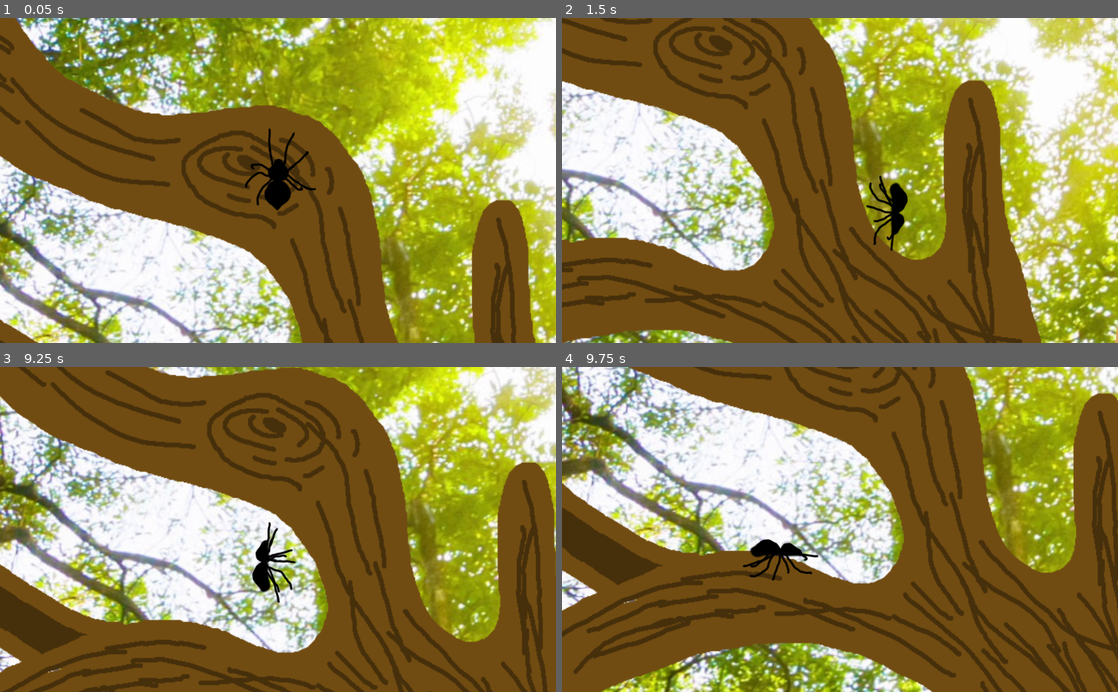
Above: before the commit, frames 1-4 (two rows, left to right).
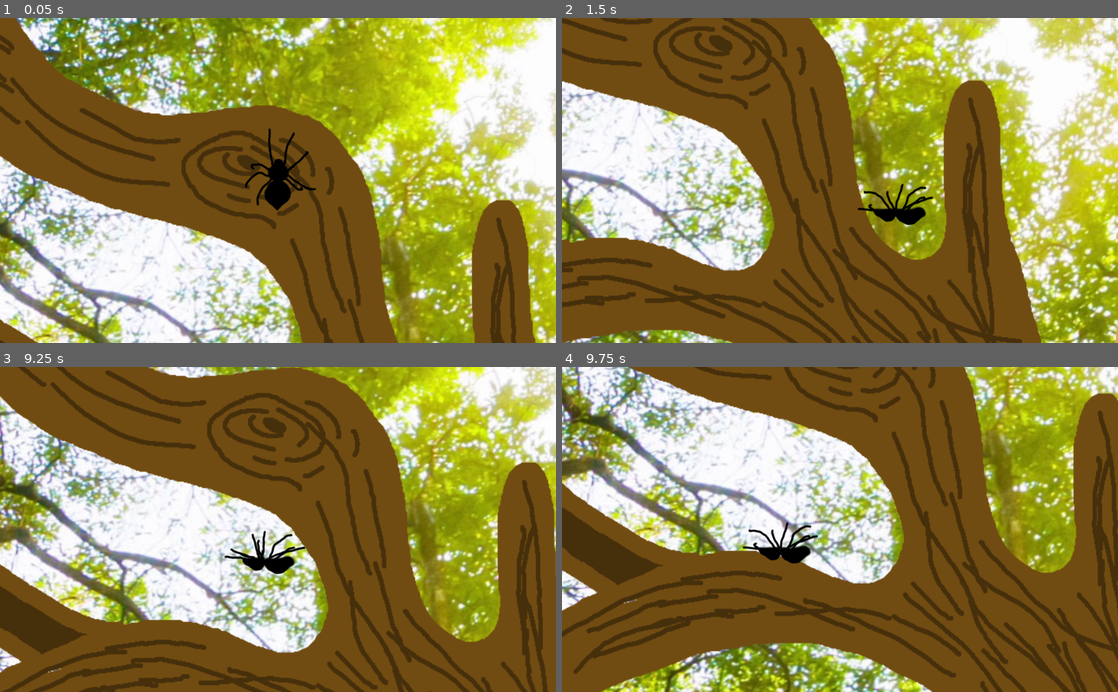
Above: after the commit, the same moments.

Repository: MarmotaGames/aracnotopia
Game: Godot game, scene res://levels/main/main.tscn
Two runs of this game, one before a commit and one after it. Both use one fixed random seed, a clock stepped at 60 frames per second and the inputs below.
Inputs (mouse positions are in pixels of both pictures, inside the frame that each line leads up to):
- Up to frame 1 (0.05 s): no input
- Up to frame 2 (1.5 s): tap Enter at 0.5 s; move the mouse to (962, 164) at 0.52 s; hold Right (ui_right) 0.53-1.28 s; tap Ctrl (attachOrDetachFromArea) at 0.6 s; click (962, 164) at 0.67 s; move the mouse to (728, 196) at 1.27 s; hold Down (ui_down) from 1.28 s (still down); tap L (excreteOrLeaveWeb) at 1.35 s
- Up to frame 3 (9.25 s): move the mouse to (333, 458) at 2.02 s; release Down (ui_down) at 2.03 s; hold Right (ui_right) 2.03-2.78 s; tap Ctrl (attachOrDetachFromArea) every 1.5 s from 2.1 to 8.1 s; move the mouse to (250, 594) at 2.77 s; hold Up (ui_up) 2.78-3.53 s; tap L (excreteOrLeaveWeb) every 1.5 s from 2.85 to 8.85 s; click (250, 594) at 2.92 s; move the mouse to (444, 578) at 3.52 s; hold Left (ui_left) 3.53-5.03 s; move the mouse to (111, 480) at 4.27 s; move the mouse to (305, 529) at 5.02 s; hold Down (ui_down) 5.03-5.78 s; click (305, 529) at 5.17 s; move the mouse to (194, 448) at 5.77 s; hold Right (ui_right) 5.78-6.53 s; move the mouse to (400, 513) at 6.52 s; hold Up (ui_up) 6.53-7.28 s; tap Space at 7.25 s; move the mouse to (166, 545) at 7.27 s; hold Right (ui_right) 7.28-8.03 s; click (166, 545) at 7.42 s; tap Enter at 8 s; move the mouse to (333, 458) at 8.02 s; hold Down (ui_down) 8.03-8.78 s; move the mouse to (250, 594) at 8.77 s; hold Left (ui_left) from 8.78 s (still down)
- Up to frame 4 (9.75 s): move the mouse to (1006, 578) at 9.52 s; release Left (ui_left) at 9.53 s; hold Up (ui_up) from 9.53 s (still down); tap Ctrl (attachOrDetachFromArea) at 9.6 s; click (1006, 578) at 9.67 s

The runs differ from the first frame. In frame 2, 0.9% of the frame differs, in the area x 53-67%, y 48-72%; in frame 3, 1.0%, in the area x 40-55%, y 47-73%; in frame 4, 0.7%.

Commit message:
Set spider rotation to zero when it begins to fall

Diff:
--- a/GodotProject/player/Player_rigido.gd
+++ b/GodotProject/player/Player_rigido.gd
@@ -33,7 +33,7 @@
 	if fall:
 		if fallInit:
 			fallInit = false
-			self.rotation_degrees = 0 # NÃO TÁ FUNFANDO!
+			self.rotation_degrees = 0
 			set_linear_velocity(Vector2(self.linear_velocity.x,0))
 		gravity_scale = 8
 
@@ -118,7 +118,7 @@
 			self.rotation_degrees = webNode.rotation_degrees
 		else:
 			self.rotation_degrees = 0
-	else:
+	elif not fall:
 		if direction.x == 0:
 			if direction.y == -1:
 				#angle = 180
